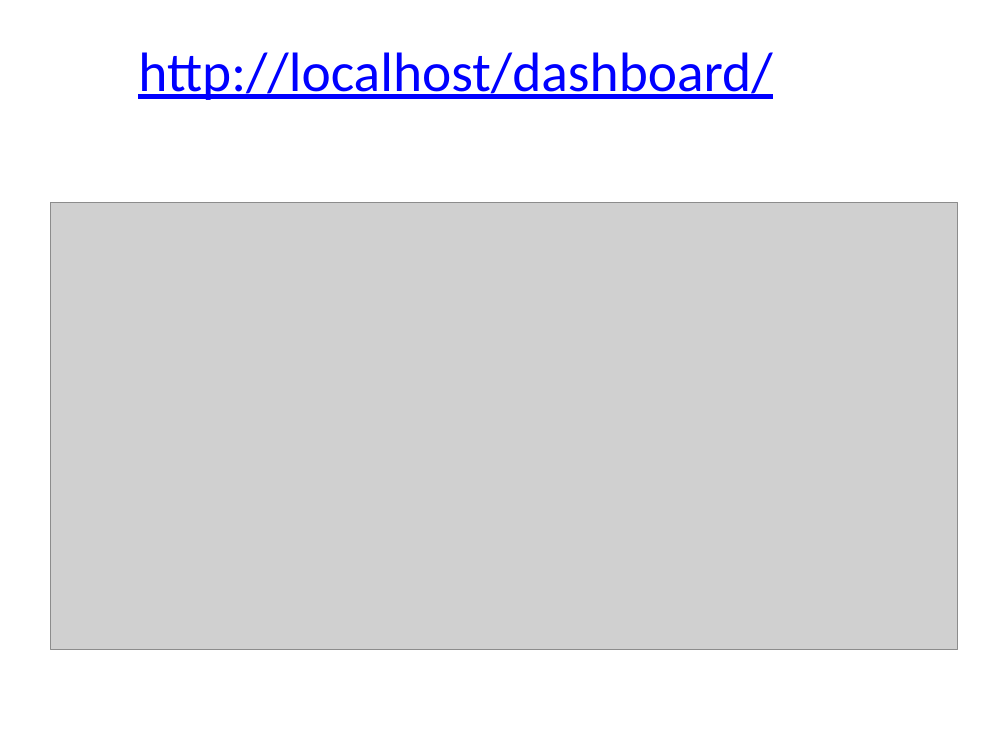
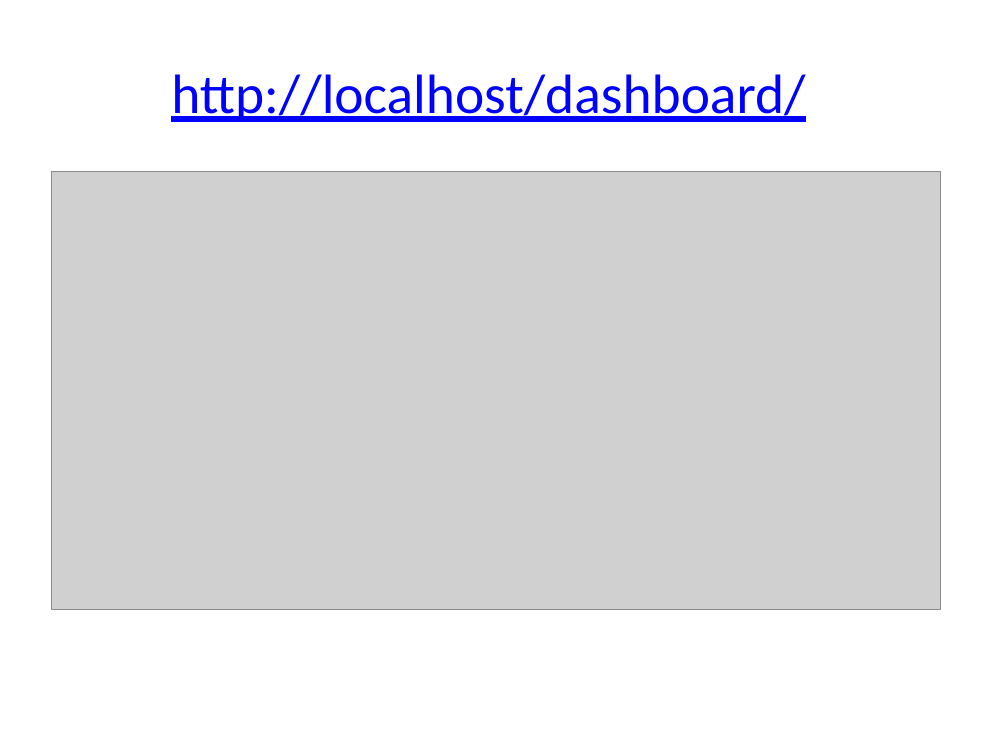
Before and after one commit to jaywu103201/2021-long, a slide deck: slide 9 of 網站開發與安全/HOMEWORK/20210224.pptx (slide 8 before the commit). Drawn at 1008x756 pixels with LibreOffice and Linux fonts; fonts in the diff are those of the drawing; grey boxes stand for pictures. Boxes give left, top, right and bottom in pixels: in the first picture for what was removed or moved away, otherwise in the second. Text is boxed around its words. In the diff, an @@ line names an element or a change of style, - is before the commit and + after.

```diff
--- a/網站開發與安全/HOMEWORK/20210224.pptx
+++ b/網站開發與安全/HOMEWORK/20210224.pptx
@@ title "http://localhost/dashboard/": place and size @@
-title "http://localhost/dashboard/" at [138, 52, 772, 100]
+title "http://localhost/dashboard/" at [171, 74, 805, 122]
@@ picture: place and size @@
-picture at [50, 203, 958, 650]
+picture at [51, 171, 940, 610]
```
Also in this commit, not shown: 1 other slide changed, 16 slides added, 6 slides removed.
